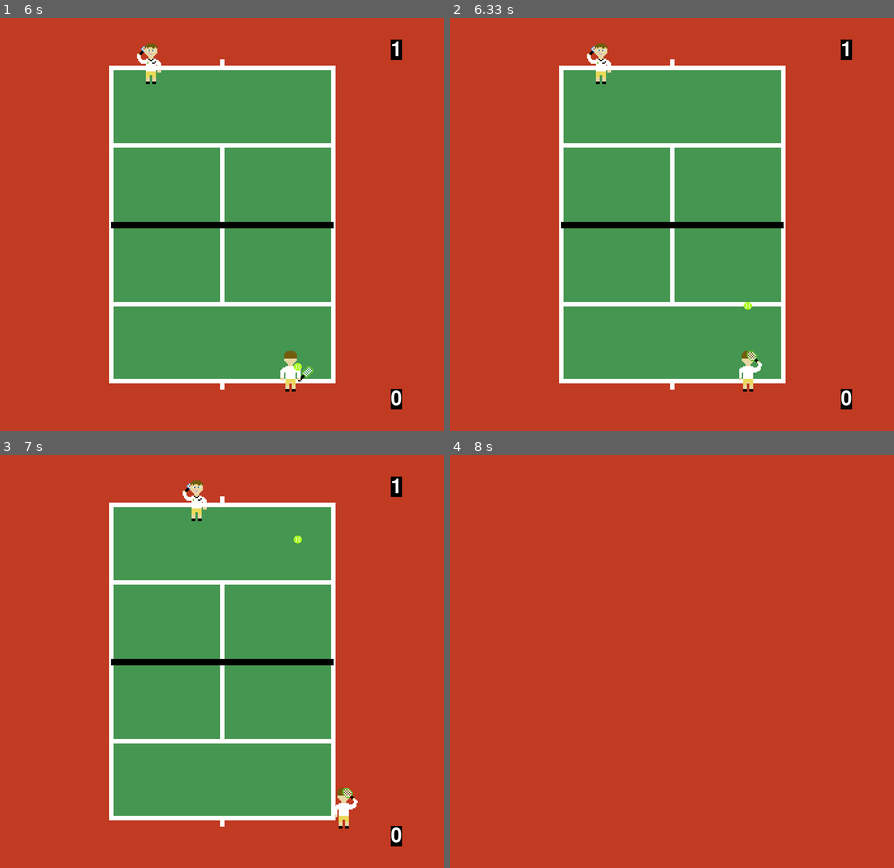
Above: before the commit, frames 1-4 (two rows, left to right).
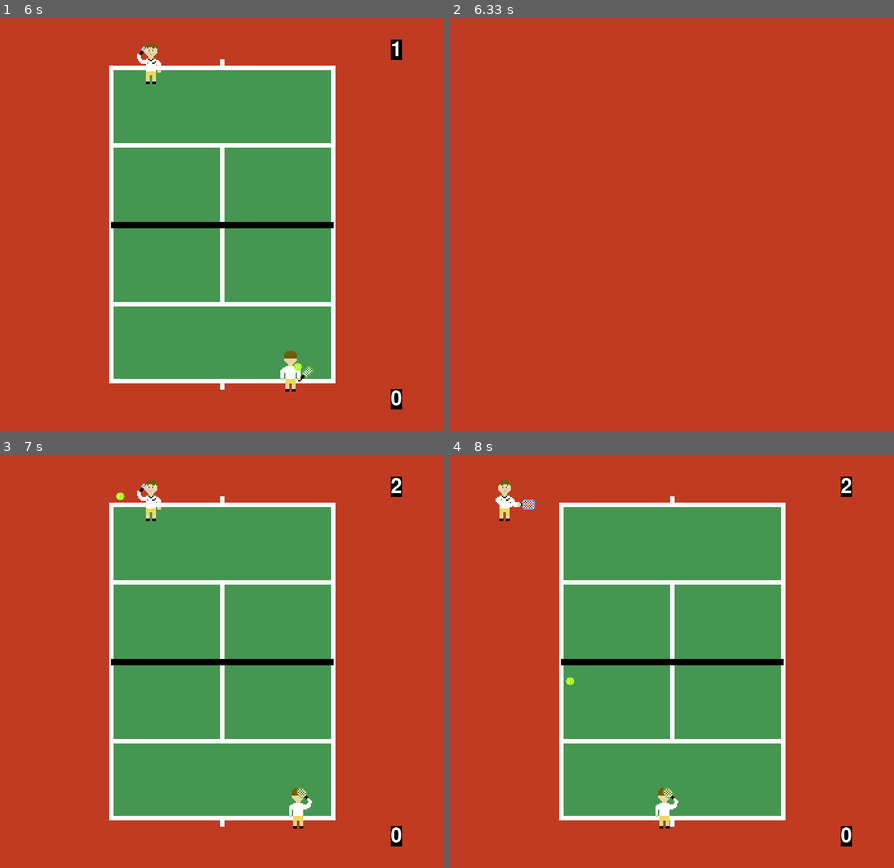
Above: after the commit, the same moments.

Repository: rafaelmcandeias/AASMA
Game: pygame game, started from Tennis_Game/tennis.py
Same seed, same stepped clock (60 frames per second), same inputs: the game is played once before the commit and once after it.
Inputs:
- Up to frame 1 (6 s): tap Right Shift at 0.33 s; tap Tab at 0.67 s; hold Right 1-1.47 s; hold Up 1.5-1.8 s; hold W 1.5-1.8 s; hold Right 1.83-2.3 s; hold D 1.83-2.3 s; hold Left 2.33-2.87 s; hold A 2.33-2.87 s; hold Down 2.9-3.2 s; hold S 2.9-3.2 s; hold Left 3.23-3.63 s; hold A 3.23-3.63 s; hold Up 3.67-4.03 s; hold W 3.67-4.03 s; hold Right 4.07-4.7 s; hold D 4.07-4.7 s; hold Down 4.73-5.1 s; hold S 4.73-5.1 s; hold Left 5.13-5.6 s; hold A 5.13-5.6 s
- Up to frame 2 (6.33 s): tap . at 6.13 s
- Up to frame 3 (7 s): hold Right from 6.8 s (still down); hold D from 6.8 s (still down)
- Up to frame 4 (8 s): release Right at 7.27 s; release D at 7.27 s; tap Tab at 7.3 s; hold Left from 7.63 s (still down); hold A from 7.63 s (still down)

Frame 1 is identical in both runs. In frame 2, 40% of the frame differs, in the area x 24-91%, y 5-95%; in frame 3, 1.1%; in frame 4, 40%, in the area x 10-91%, y 5-95%.

Commit message:
players can only hit the ball oncw

Diff:
--- a/Tennis_Game/lib.py
+++ b/Tennis_Game/lib.py
@@ -18,8 +18,9 @@
 BOT_INFO_POS = (300, 300)
 
 # Vars for point winners
+BOT_WON = 1
 TOP_WON = 2
-BOT_WON = 1
+HIT = 3
 MAX_POINTS = 15
 
 # ------------------------------------------------------------
@@ -128,6 +129,7 @@
     bottom_player_score = 0
     top_player_score = 0
     server = top_player
+    player_to_strike = bottom_player
     # flag to know when is to serve
     serve_flag = True
 
@@ -150,10 +152,17 @@
             # Players and ball only move if there was a service
             top_player.update()
             bottom_player.update()
-            point = tennisBall.update(bottom_player, top_player)
+            point = tennisBall.update(player_to_strike)
+
+            # Player to strike striked the ball
+            if point == HIT:
+                if player_to_strike == bottom_player:
+                    player_to_strike = top_player
+                else:
+                    player_to_strike = bottom_player
 
             # player scored
-            if point == BOT_WON or point == TOP_WON:
+            elif point == BOT_WON or point == TOP_WON:
                 # bottom player won
                 if point == BOT_WON:
                     bottom_player_score += 1
--- a/Tennis_Game/sprites.py
+++ b/Tennis_Game/sprites.py
@@ -20,8 +20,9 @@
 BOTTOM_POS = (442, 524)
 TOP_POS = (202, 40)
 # Vars for point winners
+BOT_WON = 1
 TOP_WON = 2
-BOT_WON = 1
+HIT = 3
 
 # Vars to divide stamina status
 # These divisions are universal.
@@ -190,7 +191,6 @@
         self.speedx = 0
         self.speedy = 0
         self.speedz = 0
-        self.serve_flag = True
         # Ball height.
         self.z = NET_HEIGHT
 
@@ -326,57 +326,54 @@
 
 
     # Updates ball movement
-    def update(self, bottom_player, top_player):
+    def update(self, player_to_strike):
         keyState = pygame.key.get_pressed()
 
         # check if point over and who won
         # the bottom side won
-        if (self.rect.x > LIMIT_RIGHT or self.rect.x < LIMIT_LEFT or self.rect.y < LIMIT_TOP) or (not self.serve_flag and abs(self.speedy) < 0.5 and self.rect.y < LIMIT_BOTTOM_NET):
+        if (self.rect.x > LIMIT_RIGHT or self.rect.x < LIMIT_LEFT or self.rect.y < LIMIT_TOP) or (abs(self.speedy) < 0.5 and self.rect.y < LIMIT_BOTTOM_NET):
             self.speedx = 0
             self.speedy = 0
             self.rect.x = 0
             self.rect.y = 0
-            self.serve_flag = True
             return BOT_WON
 
         # top side won
-        if (self.rect.x > LIMIT_RIGHT or self.rect.x < LIMIT_LEFT or self.rect.y > LIMIT_BOT) or (not self.serve_flag and abs(self.speedy) < 0.5 and self.rect.y > LIMIT_BOTTOM_NET):
+        if (self.rect.x > LIMIT_RIGHT or self.rect.x < LIMIT_LEFT or self.rect.y > LIMIT_BOT) or (abs(self.speedy) < 0.5 and self.rect.y > LIMIT_BOTTOM_NET):
             self.speedx = 0
             self.speedy = 0
             self.rect.x = 0
             self.rect.y = 0
-            self.serve_flag = True
             return TOP_WON
 
-        # bottom player hits the ball
-        if self.rect.colliderect(bottom_player) and not self.serve_flag:
+        # Player to strike hits the ball
+        if self.rect.colliderect(player_to_strike):
             effect = pygame.mixer.Sound('tennisserve.wav')
             effect.play(0)
             # Reset ball's height
             self.z = NET_HEIGHT
             # Get ball speeds
-            self.speedx, self.speedy, self.speedz = self.get_stroke_speed(keyState, bottom_player)
+            self.speedx, self.speedy, self.speedz = self.get_stroke_speed(keyState, player_to_strike)
+
+            # Get the correct image
+            if isinstance(player_to_strike, Bottom_player):
+                image_forehand = images.robert_forehand
+                image_backhand = images.robert_backhand
+            else:
+                image_forehand = images.camden_forehand
+                image_backhand = images.camden_backhand
+
             # forehand animation
-            if self.rect.x > bottom_player.rect.x + 10:
-                bottom_player.image = images.robert_forehand
+            if self.rect.x > player_to_strike.rect.x + 10:
+                player_to_strike.image = image_forehand
             #backhand animation
-            elif self.rect.x < bottom_player.rect.x - 10:
-                bottom_player.image = images.robert_backhand
-
-        # top player hits the ball
-        elif self.rect.colliderect(top_player) and not self.serve_flag:
-            effect = pygame.mixer.Sound('tennisserve.wav')
-            effect.play(0)
-            # Reset ball's height
-            self.z = NET_HEIGHT
-            # Get ball speeds
-            self.speedx, self.speedy, self.speedz = self.get_stroke_speed(keyState, top_player)
-            # forehand animation
-            if self.rect.x > top_player.rect.x + 10:
-                top_player.image = images.camden_forehand
-            #backhand animation
-            if self.rect.x < top_player.rect.x - 10:
-                top_player.image = images.camden_backhand
+            elif self.rect.x < player_to_strike.rect.x - 10:
+                player_to_strike.image = image_backhand
+
+            self.update_position()
+
+            # To tell that the player stiked the ball
+            return HIT
 
         # Updates ball position, given it's speed
         self.update_position()
